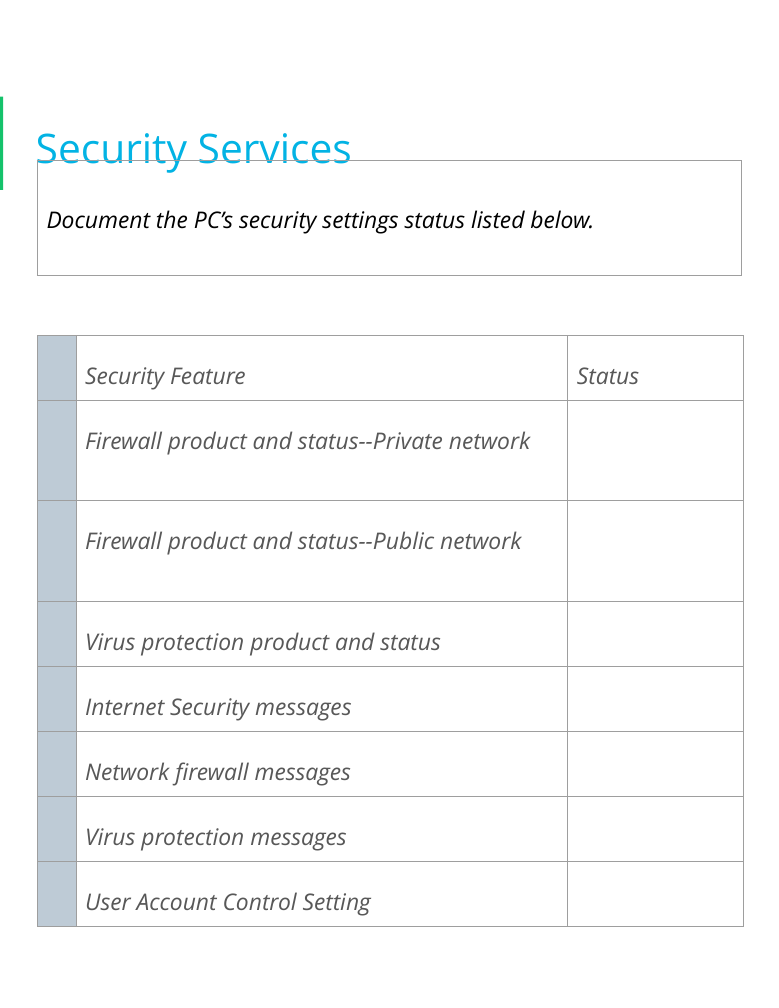
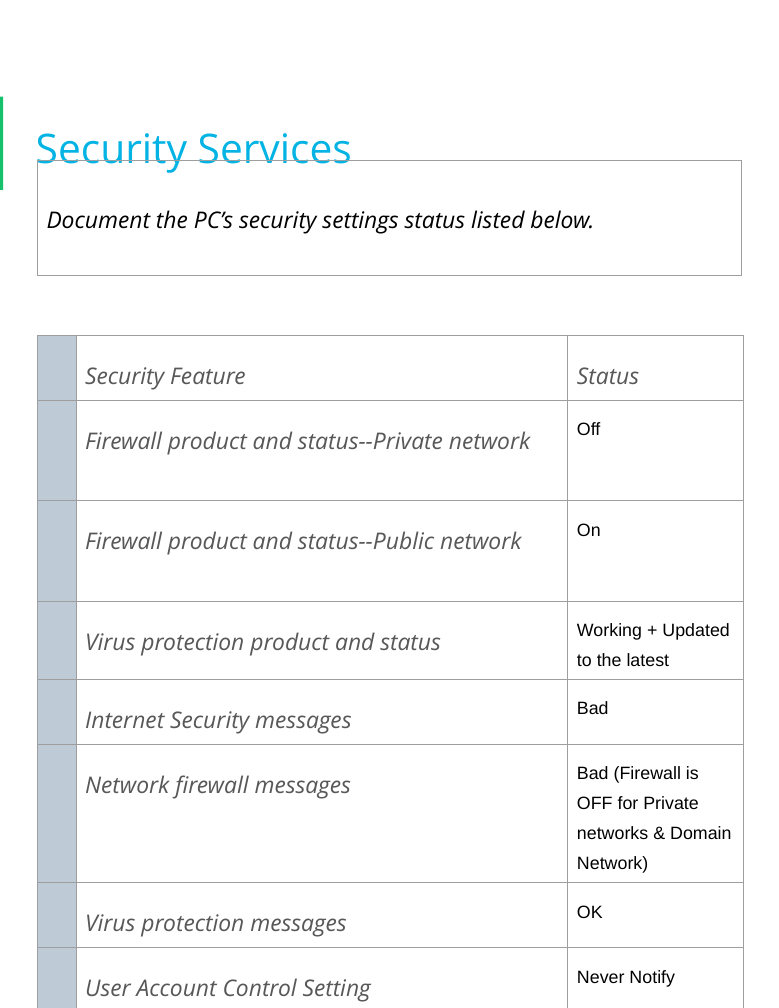
Before and after one commit to ZG089/DECI-PROJEKT, a slide deck: slide 7 of Project A/cyber-track-cubs-project-1-project-starter-template.pptx. Drawn at 779x1008 pixels with LibreOffice and Linux fonts; fonts in the diff are those of the drawing; background and template pictures are left out. Boxes give left, top, right and bottom in pixels: in the first picture for what was removed or moved away, otherwise in the second. Text is boxed around its words. In the diff, an @@ line names an element or a change of style, - is before the commit and + after.

```diff
--- a/Project A/cyber-track-cubs-project-1-project-starter-template.pptx
+++ b/Project A/cyber-track-cubs-project-1-project-starter-template.pptx
@@ table at <box>38,335,743,1008</box> @@
-row 2, column 4: 
+row 2, column 4: Off
-row 3, column 4: 
+row 3, column 4: On
-row 4, column 4: 
+row 4, column 4: Working + Updated to the latest
-row 5, column 4: 
+row 5, column 4: Bad
-row 6, column 4: 
+row 6, column 4: Bad (Firewall is OFF for Private networks & Domain Network)
-row 7, column 4: 
+row 7, column 4: OK
-row 8, column 4: 
+row 8, column 4: Never Notify
```
Also in this commit, not shown: 8 other slides changed.
